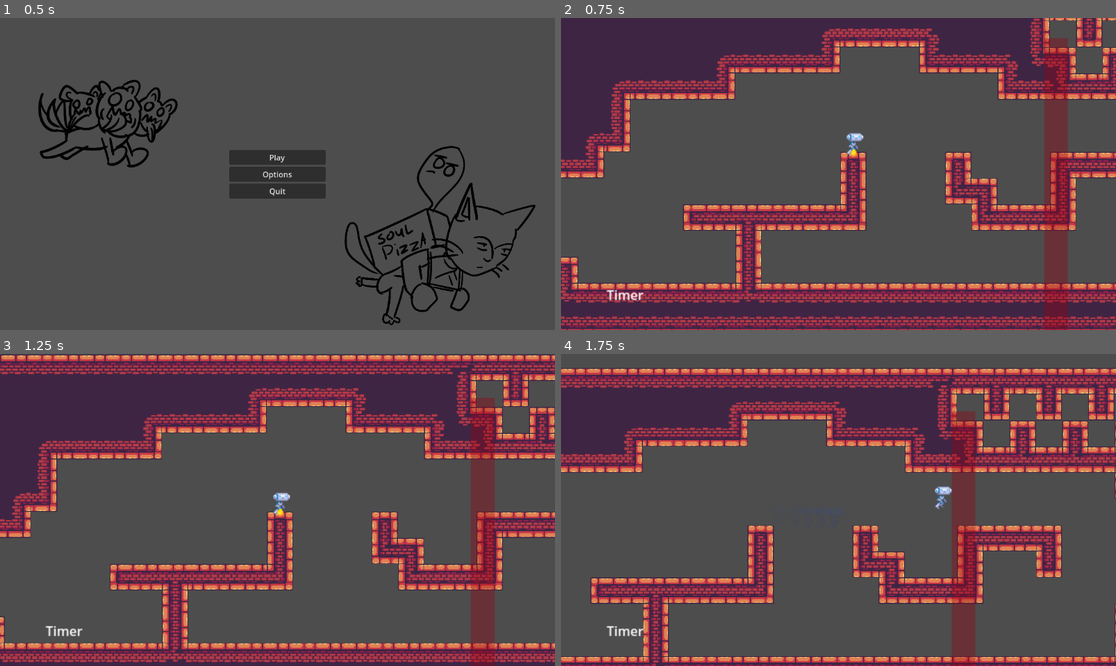
Above: before the commit, frames 1-4 (two rows, left to right).
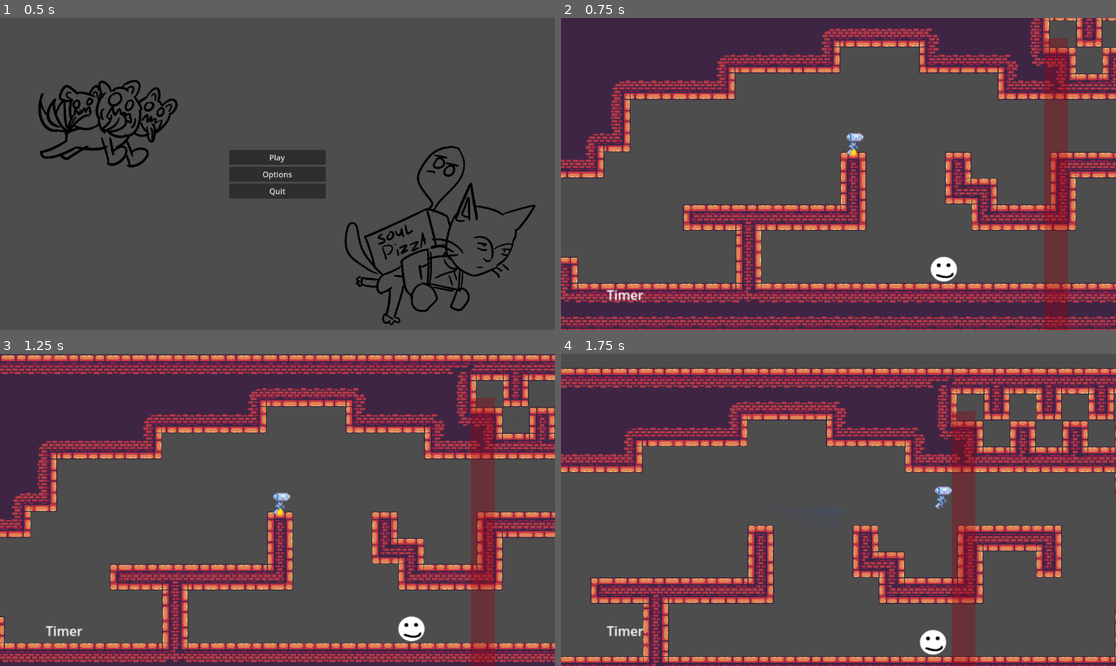
Above: after the commit, the same moments.

Repository: Slabity/LudumDare53
Game: Godot game, scene res://src/scenes/main_scene.tscn
The game is run twice, just before and just after one commit, with the same random seed, the same clock (stepped at 60 frames per second) and the same inputs.
Inputs (mouse positions are in pixels of both pictures, inside the frame that each line leads up to):
- Up to frame 1 (0.5 s): no input
- Up to frame 2 (0.75 s): click "Play" at 0.5 s
- Up to frame 3 (1.25 s): no input
- Up to frame 4 (1.75 s): move the mouse to (960, 494) at 1.27 s; hold Right (ui_right) from 1.28 s (still down); tap K (dash) at 1.35 s; click (960, 494) at 1.42 s; tap J (jump) at 1.52 s

Frame 1 is identical in both runs. In frame 2, 0.3% of the frame differs, in the area x 66-72%, y 76-85%; in frame 3, 0.3%, in the area x 71-77%, y 83-93%; in frame 4, 0.3%.

Commit message:
Added back enemy and script
added the working enemy scene with script

Diff:
--- /dev/null
+++ b/assets/enemy/EnemyScript.gd
@@ -0,0 +1,115 @@
+extends CharacterBody2D
+
+var dir  = true
+var is_stealing = false
+var stealing_speed_mod = 2
+var dir_to_run_in_x  = 0
+
+const SPEED = 100.0
+var gravity = ProjectSettings.get_setting("physics/2d/default_gravity")
+var collision_tracker_array_left : Array = []
+var collision_tracker_array_right : Array = []
+
+var wall_collision_tracker_array_left : Array = []
+var wall_collision_tracker_array_right : Array = []
+
+func _on_area_2d_body_entered(body):
+	if(body.is_in_group("Player")):
+		is_stealing = true;
+		if ((body.position - self.position).normalized().x > 0):
+			dir_to_run_in_x = -1
+		else:
+			dir_to_run_in_x = 1
+
+		var node = get_child(2)
+		if(node != null):
+			node.visible = true
+
+
+func _physics_process(delta):
+	if not is_on_floor():
+		velocity.y += gravity * delta
+
+	if (is_stealing):
+		velocity.x = dir_to_run_in_x * SPEED * stealing_speed_mod
+		move_and_slide()
+		return
+
+	if(collision_tracker_array_right.size() == 0 && dir):
+		dir = false
+
+	if(collision_tracker_array_left.size() == 0 && not dir):
+		dir = true
+
+	if(wall_collision_tracker_array_right.size() != 0 && dir):
+		dir = false
+
+	if(wall_collision_tracker_array_left.size() != 0 && not dir):
+		dir = true
+
+	if(dir):
+		velocity.x = SPEED
+	else:
+		velocity.x = -1*SPEED
+
+	move_and_slide()
+
+
+func _on_floor_dector_right_body_exited(body):
+	for i in range(collision_tracker_array_right.size()):
+		if (collision_tracker_array_right[i] == body):
+			collision_tracker_array_right.remove_at(i)
+			return
+
+
+
+func _on_floor_dector_left_body_exited(body):
+	for i in range(collision_tracker_array_left.size()):
+		if (collision_tracker_array_left[i] == body):
+			collision_tracker_array_left.remove_at(i)
+			return
+
+
+func _on_floor_dector_left_body_entered(body):
+	for i in range(collision_tracker_array_left.size()):
+		if (collision_tracker_array_left[i] == body):
+			return
+
+	collision_tracker_array_left.append(body)
+
+
+func _on_floor_dector_right_body_entered(body):
+	for i in range(collision_tracker_array_right.size()):
+		if (collision_tracker_array_right[i] == body):
+			return
+
+	collision_tracker_array_right.append(body)
+
+
+func _on_wall_dector_right_body_entered(body):
+	for i in range(wall_collision_tracker_array_right.size()):
+		if (wall_collision_tracker_array_right[i] == body):
+			return
+
+	wall_collision_tracker_array_right.append(body)
+
+
+
+func _on_wall_dector_right_body_exited(body):
+	for i in range(wall_collision_tracker_array_right.size()):
+		if (wall_collision_tracker_array_right[i] == body):
+			wall_collision_tracker_array_right.remove_at(i)
+			return
+
+func _on_wall_dector_left_body_entered(body):
+	for i in range(wall_collision_tracker_array_left.size()):
+		if (wall_collision_tracker_array_left[i] == body):
+			return
+
+	wall_collision_tracker_array_left.append(body)
+
+func _on_wall_dector_left_body_exited(body):
+	for i in range(wall_collision_tracker_array_left.size()):
+		if (wall_collision_tracker_array_left[i] == body):
+			wall_collision_tracker_array_left.remove_at(i)
+			return
--- /dev/null
+++ b/assets/enemy/enemy.tscn
@@ -0,0 +1,81 @@
+[gd_scene load_steps=7 format=3 uid="uid://dfvmunhddlfnc"]
+
+[ext_resource type="Script" path="res://src/scenes/EnemyScript.gd" id="1_ngbc5"]
+[ext_resource type="Texture2D" uid="uid://dj86168v70nli" path="res://assets/GeneralArt/PlaceholderOfSuffering.png" id="2_ts808"]
+[ext_resource type="Texture2D" uid="uid://det4u1og2jkc1" path="res://assets/GeneralArt/TreasureChestSprit.png" id="3_gxhu1"]
+
+[sub_resource type="CircleShape2D" id="CircleShape2D_p1fqe"]
+radius = 17.0
+
+[sub_resource type="CircleShape2D" id="CircleShape2D_atqqd"]
+radius = 27.074
+
+[sub_resource type="RectangleShape2D" id="RectangleShape2D_c6isa"]
+
+[node name="Enemy" type="CharacterBody2D"]
+position = Vector2(605, 560)
+collision_layer = 3
+collision_mask = 3
+script = ExtResource("1_ngbc5")
+
+[node name="EnemyBody" type="Sprite2D" parent="."]
+scale = Vector2(0.64, 0.6)
+texture = ExtResource("2_ts808")
+
+[node name="CollisionShape2D" type="CollisionShape2D" parent="."]
+shape = SubResource("CircleShape2D_p1fqe")
+
+[node name="TreasureChest" type="Sprite2D" parent="."]
+visible = false
+position = Vector2(1, -26)
+scale = Vector2(0.676553, 0.676553)
+texture = ExtResource("3_gxhu1")
+
+[node name="Player Detector" type="Area2D" parent="."]
+
+[node name="CollisionShape2D" type="CollisionShape2D" parent="Player Detector"]
+shape = SubResource("CircleShape2D_atqqd")
+
+[node name="FloorDectorLeft" type="Area2D" parent="."]
+collision_layer = 2
+collision_mask = 2
+
+[node name="CollisionShape2D" type="CollisionShape2D" parent="FloorDectorLeft"]
+position = Vector2(-29, 35)
+shape = SubResource("RectangleShape2D_c6isa")
+
+[node name="FloorDectorRight" type="Area2D" parent="."]
+collision_layer = 3
+collision_mask = 3
+
+[node name="CollisionShape2D" type="CollisionShape2D" parent="FloorDectorRight"]
+position = Vector2(30, 35)
+shape = SubResource("RectangleShape2D_c6isa")
+
+[node name="WallDectorLeft" type="Area2D" parent="."]
+position = Vector2(-2, -34)
+collision_layer = 2
+collision_mask = 2
+
+[node name="CollisionShape2D" type="CollisionShape2D" parent="WallDectorLeft"]
+position = Vector2(-29, 35)
+shape = SubResource("RectangleShape2D_c6isa")
+
+[node name="WallDectorRight" type="Area2D" parent="."]
+position = Vector2(2, -36)
+collision_layer = 2
+collision_mask = 2
+
+[node name="CollisionShape2D" type="CollisionShape2D" parent="WallDectorRight"]
+position = Vector2(30, 35)
+shape = SubResource("RectangleShape2D_c6isa")
+
+[connection signal="body_entered" from="Player Detector" to="." method="_on_area_2d_body_entered"]
+[connection signal="body_entered" from="FloorDectorLeft" to="." method="_on_floor_dector_left_body_entered"]
+[connection signal="body_exited" from="FloorDectorLeft" to="." method="_on_floor_dector_left_body_exited"]
+[connection signal="body_entered" from="FloorDectorRight" to="." method="_on_floor_dector_right_body_entered"]
+[connection signal="body_exited" from="FloorDectorRight" to="." method="_on_floor_dector_right_body_exited"]
+[connection signal="body_entered" from="WallDectorLeft" to="." method="_on_wall_dector_left_body_entered"]
+[connection signal="body_exited" from="WallDectorLeft" to="." method="_on_wall_dector_left_body_exited"]
+[connection signal="body_entered" from="WallDectorRight" to="." method="_on_wall_dector_right_body_entered"]
+[connection signal="body_exited" from="WallDectorRight" to="." method="_on_wall_dector_right_body_exited"]
--- /dev/null
+++ b/src/scenes/EnemyScript.gd
@@ -0,0 +1,115 @@
+extends CharacterBody2D
+
+var dir  = true
+var is_stealing = false
+var stealing_speed_mod = 2
+var dir_to_run_in_x  = 0
+
+const SPEED = 100.0
+var gravity = ProjectSettings.get_setting("physics/2d/default_gravity")
+var collision_tracker_array_left : Array = []
+var collision_tracker_array_right : Array = []
+
+var wall_collision_tracker_array_left : Array = []
+var wall_collision_tracker_array_right : Array = []
+
+func _on_area_2d_body_entered(body):
+	if(body.is_in_group("Player")):
+		is_stealing = true;
+		if ((body.position - self.position).normalized().x > 0):
+			dir_to_run_in_x = -1
+		else:
+			dir_to_run_in_x = 1
+
+		var node = get_child(2)
+		if(node != null):
+			node.visible = true
+
+
+func _physics_process(delta):
+	if not is_on_floor():
+		velocity.y += gravity * delta
+
+	if (is_stealing):
+		velocity.x = dir_to_run_in_x * SPEED * stealing_speed_mod
+		move_and_slide()
+		return
+
+	if(collision_tracker_array_right.size() == 0 && dir):
+		dir = false
+
+	if(collision_tracker_array_left.size() == 0 && not dir):
+		dir = true
+
+	if(wall_collision_tracker_array_right.size() != 0 && dir):
+		dir = false
+
+	if(wall_collision_tracker_array_left.size() != 0 && not dir):
+		dir = true
+
+	if(dir):
+		velocity.x = SPEED
+	else:
+		velocity.x = -1*SPEED
+
+	move_and_slide()
+
+
+func _on_floor_dector_right_body_exited(body):
+	for i in range(collision_tracker_array_right.size()):
+		if (collision_tracker_array_right[i] == body):
+			collision_tracker_array_right.remove_at(i)
+			return
+
+
+
+func _on_floor_dector_left_body_exited(body):
+	for i in range(collision_tracker_array_left.size()):
+		if (collision_tracker_array_left[i] == body):
+			collision_tracker_array_left.remove_at(i)
+			return
+
+
+func _on_floor_dector_left_body_entered(body):
+	for i in range(collision_tracker_array_left.size()):
+		if (collision_tracker_array_left[i] == body):
+			return
+
+	collision_tracker_array_left.append(body)
+
+
+func _on_floor_dector_right_body_entered(body):
+	for i in range(collision_tracker_array_right.size()):
+		if (collision_tracker_array_right[i] == body):
+			return
+
+	collision_tracker_array_right.append(body)
+
+
+func _on_wall_dector_right_body_entered(body):
+	for i in range(wall_collision_tracker_array_right.size()):
+		if (wall_collision_tracker_array_right[i] == body):
+			return
+
+	wall_collision_tracker_array_right.append(body)
+
+
+
+func _on_wall_dector_right_body_exited(body):
+	for i in range(wall_collision_tracker_array_right.size()):
+		if (wall_collision_tracker_array_right[i] == body):
+			wall_collision_tracker_array_right.remove_at(i)
+			return
+
+func _on_wall_dector_left_body_entered(body):
+	for i in range(wall_collision_tracker_array_left.size()):
+		if (wall_collision_tracker_array_left[i] == body):
+			return
+
+	wall_collision_tracker_array_left.append(body)
+
+func _on_wall_dector_left_body_exited(body):
+	for i in range(wall_collision_tracker_array_left.size()):
+		if (wall_collision_tracker_array_left[i] == body):
+			wall_collision_tracker_array_left.remove_at(i)
+			return
--- a/src/scenes/levels/map001.tscn
+++ b/src/scenes/levels/map001.tscn
@@ -1,9 +1,10 @@
-[gd_scene load_steps=10 format=3 uid="uid://ct33yxsc387je"]
+[gd_scene load_steps=11 format=3 uid="uid://ct33yxsc387je"]
 
 [ext_resource type="Script" path="res://src/scenes/levels/map001.gd" id="1_nne3c"]
 [ext_resource type="Texture2D" uid="uid://la6nlyf4y46j" path="res://assets/tileset.png" id="2_8ylsy"]
 [ext_resource type="PackedScene" uid="uid://b74csm0kdko4a" path="res://src/scenes/player/player.tscn" id="2_l0h8b"]
 [ext_resource type="PackedScene" uid="uid://c0k06hqw04jfh" path="res://src/scenes/player/responsive_camera/responsive_camera.tscn" id="3_j3dgf"]
+[ext_resource type="PackedScene" uid="uid://dfvmunhddlfnc" path="res://assets/enemy/enemy.tscn" id="5_5c826"]
 
 [sub_resource type="TileSetAtlasSource" id="TileSetAtlasSource_vp840"]
 texture = ExtResource("2_8ylsy")
@@ -696,5 +697,8 @@
 position = Vector2(2, -1)
 shape = SubResource("RectangleShape2D_b1q1g")
 
+[node name="Enemy" parent="." instance=ExtResource("5_5c826")]
+position = Vector2(125, 79)
+
 [connection signal="body_entered" from="StartArea" to="." method="_on_start_area_body_entered"]
 [connection signal="body_entered" from="WinArea" to="." method="_on_win_area_body_entered"]
--- a/src/scenes/player/player.tscn
+++ b/src/scenes/player/player.tscn
@@ -9,7 +9,7 @@
 
 [sub_resource type="RectangleShape2D" id="RectangleShape2D_3mqu2"]
 
-[node name="Player" type="CharacterBody2D"]
+[node name="Player" type="CharacterBody2D" groups=["Player"]]
 script = ExtResource("1_kw1vg")
 dash_trail_sprite = ExtResource("2_8kwlp")
 
Binary file added: assets/GeneralArt/PlaceholderOfSuffering.png
Not shown, added: assets/GeneralArt/PlaceholderOfSuffering.png.import
Binary file added: assets/GeneralArt/TreasureChestSprit.png
Not shown, added: assets/GeneralArt/TreasureChestSprit.png.import
